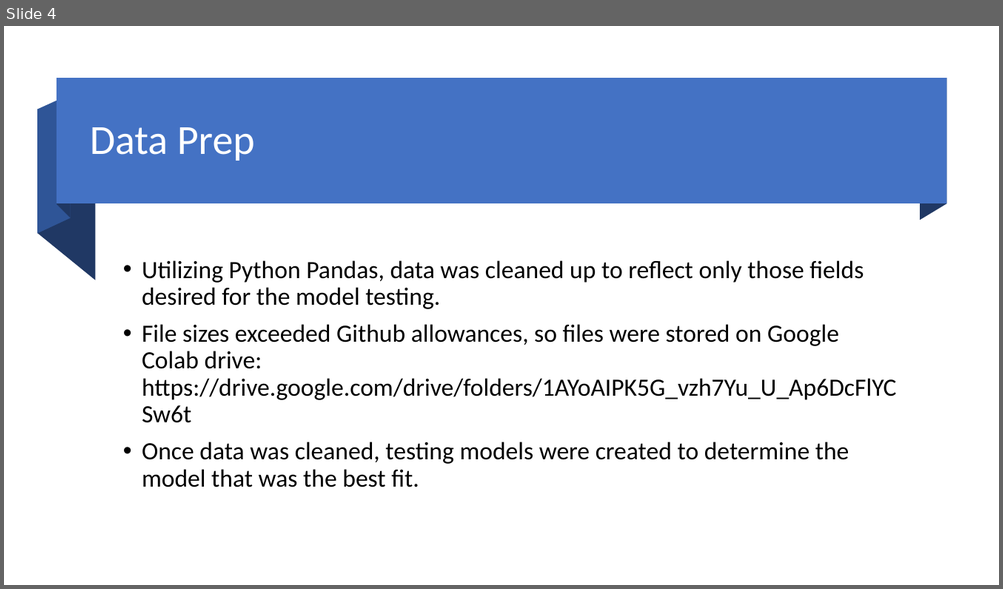
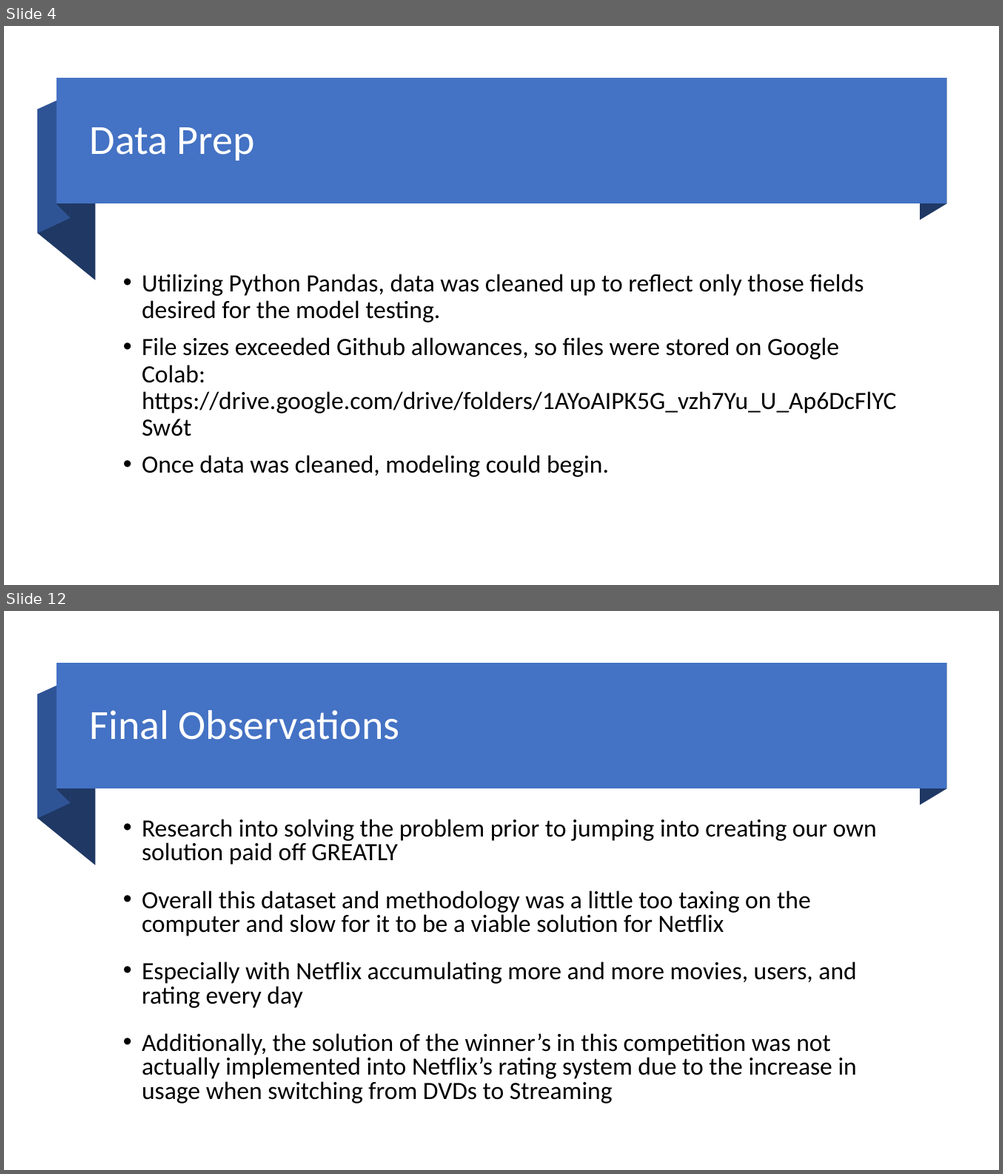
Before and after one commit to lorettac953/Final-Project---Netflix-Ratings, a slide deck: Netflix Movie Recommendations - Final Project - Team Six.pptx. Shown one above the other, each under a label of ours: slide 4 before the commit, slides 4 and 12 after it; the slides between them are not shown. The pictures are 1003x589 and 1003x1174 pixels, drawn with LibreOffice and Linux fonts; fonts in the diff are those of the drawing. Boxes give left, top, right and bottom in pixels: in the first picture for what was removed or moved away, otherwise in the second. Text is boxed around its words. In the diff, an @@ line names an element or a change of style, - is before the commit and + after.

```diff
--- a/Netflix Movie Recommendations - Final Project - Team Six.pptx
+++ b/Netflix Movie Recommendations - Final Project - Team Six.pptx
@@ slide 12 added at (4, 611, 999, 1170), background #FFFFFF @@
@@ rectangle added at (57, 664, 946, 789), fill #4472C4 @@
@@ freeform shape added at (57, 664, 71, 803), fill #1F3864 @@
@@ freeform shape added at (919, 664, 946, 806), fill #1F3864 @@
@@ freeform shape added at (37, 695, 96, 866), fill #1F3864 @@
@@ freeform shape added at (37, 680, 71, 819), fill #2F5496 @@
@@ title added at (90, 710, 399, 740), 40 pt, text #FFFFFF @@
+Final Observations
@@ text added at (142, 819, 876, 1104), 24 pt, text #000000 @@
+• Research into solving the problem prior to jumping into creating our own solution paid off GREATLY
+• Overall this dataset and methodology was a little too taxing on the computer and slow for it to be a viable solution for Netflix
+• Especially with Netflix accumulating more and more movies, users, and rating every day
+• Additionally, the solution of the winner’s in this competition was not actually implemented into Netflix’s rating system due to the increase in usage when switching from DVDs to Streaming
@@ slide 4 changed as well @@
@@ text at (142, 274, 863, 323): less space between paragraphs @@
@@ text at (142, 338, 896, 477): text changed @@
-• File sizes exceeded Github allowances, so files were stored on Google Colab drive: https://drive.google.com/drive/folders/1AYoAIPK5G_vzh7Yu_U_Ap6DcFlYCSw6t
-• Once data was cleaned, testing models were created to determine the model that was the best fit.
+• File sizes exceeded Github allowances, so files were stored on Google Colab: https://drive.google.com/drive/folders/1AYoAIPK5G_vzh7Yu_U_Ap6DcFlYCSw6t
+• Once data was cleaned, modeling could begin.
```
Also in this commit, not shown: 3 other slides changed, 7 other slides added, 6 slides removed, 4 other files.
